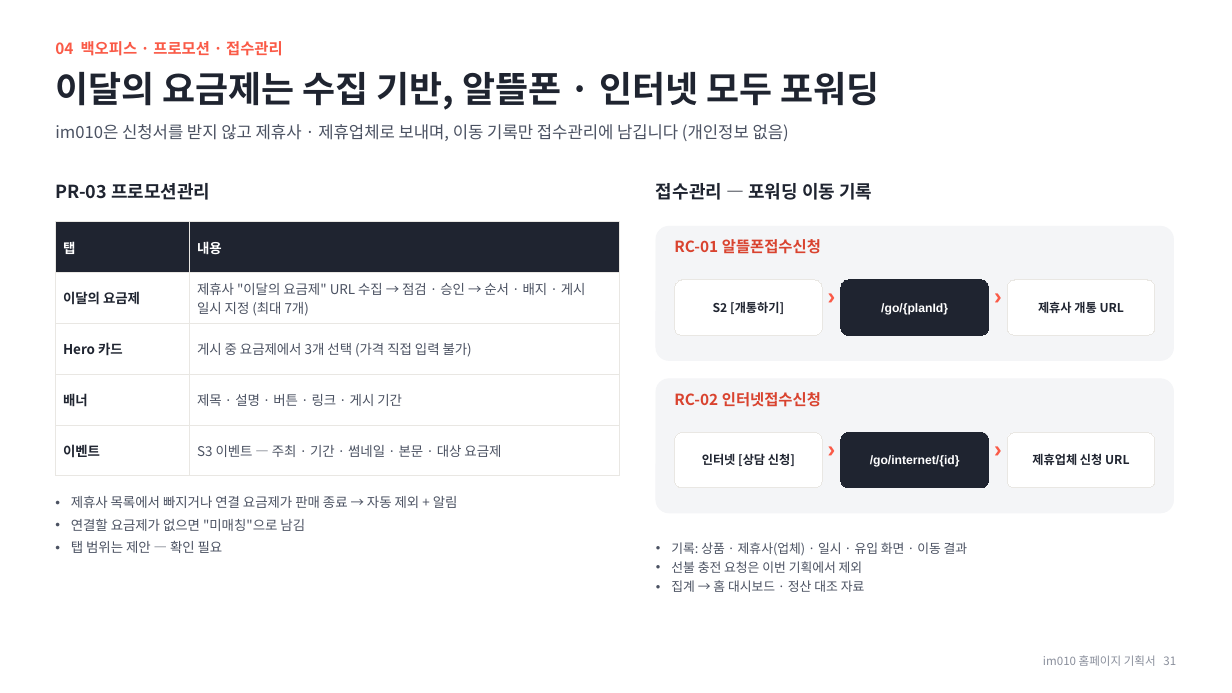
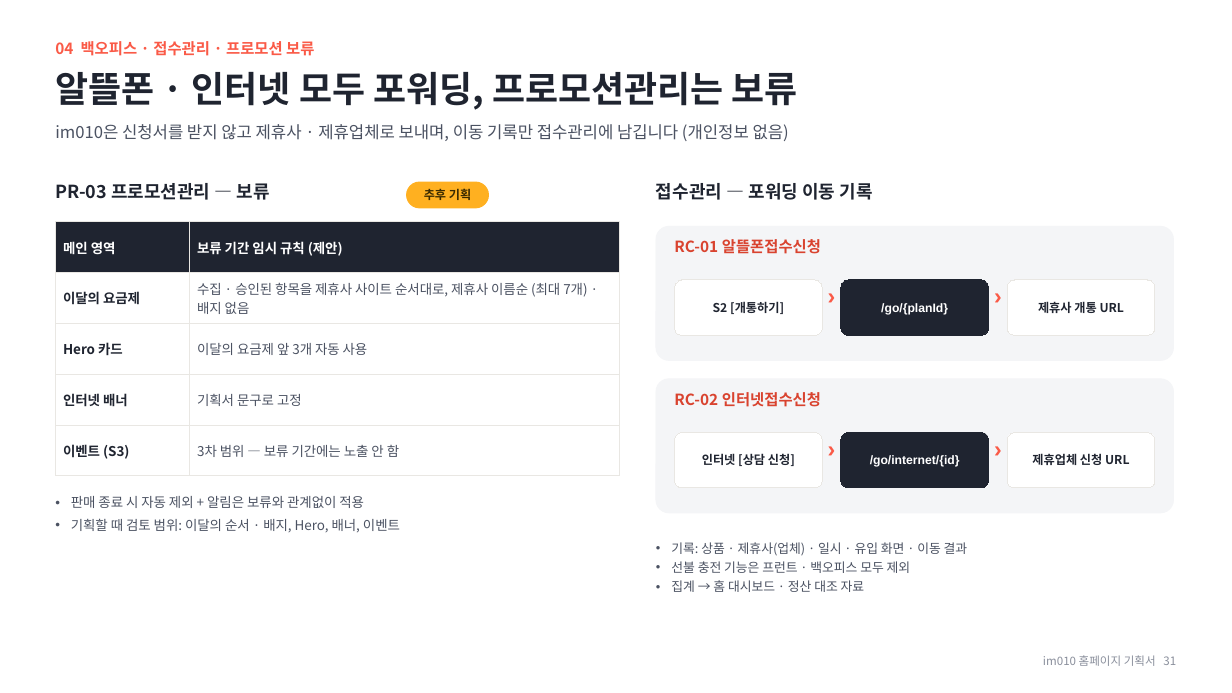
Before and after one commit to chlee-oss/im010, a slide deck: slide 31 of im010_기획서.pptx. Drawn at 1232x693 pixels with LibreOffice and Linux fonts; fonts in the diff are those of the drawing. Boxes give left, top, right and bottom in pixels: in the first picture for what was removed or moved away, otherwise in the second. Text is boxed around its words. In the diff, an @@ line names an element or a change of style, - is before the commit and + after.

```diff
--- a/im010_기획서.pptx
+++ b/im010_기획서.pptx
@@ text at box(55, 41, 314, 56): text changed @@
-04 백오피스 · 프로모션 · 접수관리
+04 백오피스 · 접수관리 · 프로모션 보류
@@ text at box(55, 72, 797, 110): text changed @@
-이달의 요금제는 수집 기반, 알뜰폰 · 인터넷 모두 포워딩
+알뜰폰 · 인터넷 모두 포워딩, 프로모션관리는 보류
@@ text at box(55, 183, 270, 200): text changed @@
-PR-03 프로모션관리
+PR-03 프로모션관리 — 보류
@@ rounded rectangle added at box(407, 182, 489, 208), fill #FFB020, outline #FFB020 0.75 pt, 9.5 pt, text #3A2A00, bold @@
+추후 기획
@@ table at box(55, 222, 619, 463) @@
-row 1, column 1: 탭
+row 1, column 1: 메인 영역
-row 1, column 2: 내용
+row 1, column 2: 보류 기간 임시 규칙 (제안)
@@ row 2, column 2: "제휴사 "이달의 요금제" URL 수집 → 점검 · 승인 → 순서 · 배지 · 게시 일시 지정 (최대 7개)" to "수집 · 승인된 항목을 제휴사 사이트 순서대로, 제휴사 이름순 (최대 7개) · 배지 없음" @@
-row 3, column 2: 게시 중 요금제에서 3개 선택 (가격 직접 입력 불가)
+row 3, column 2: 이달의 요금제 앞 3개 자동 사용
-row 4, column 1: 배너
+row 4, column 1: 인터넷 배너
-row 4, column 2: 제목 · 설명 · 버튼 · 링크 · 게시 기간
+row 4, column 2: 기획서 문구로 고정
-row 5, column 1: 이벤트
+row 5, column 1: 이벤트 (S3)
-row 5, column 2: S3 이벤트 — 주최 · 기간 · 썸네일 · 본문 · 대상 요금제
+row 5, column 2: 3차 범위 — 보류 기간에는 노출 안 함
@@ text at box(71, 496, 400, 532): text changed @@
-• 제휴사 목록에서 빠지거나 연결 요금제가 판매 종료 → 자동 제외 + 알림
-• 연결할 요금제가 없으면 "미매칭"으로 남김
-• 탭 범위는 제안 — 확인 필요
+• 판매 종료 시 자동 제외 + 알림은 보류와 관계없이 적용
+• 기획할 때 검토 범위: 이달의 순서 · 배지, Hero, 배너, 이벤트
@@ text at box(671, 561, 911, 573): text changed @@
-• 선불 충전 요청은 이번 기획에서 제외
+• 선불 충전 기능은 프런트 · 백오피스 모두 제외
```
Also in this commit, not shown: 14 other slides changed, 1 slide added, 1 slide removed, 3 other files.
